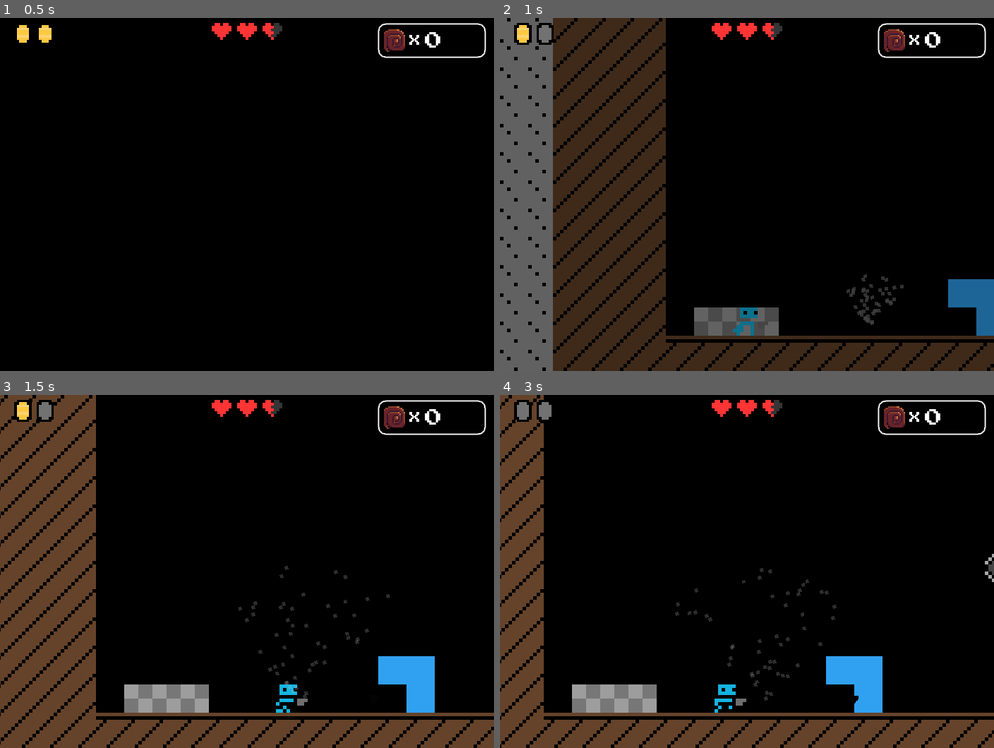
Above: before the commit, frames 1-4 (two rows, left to right).
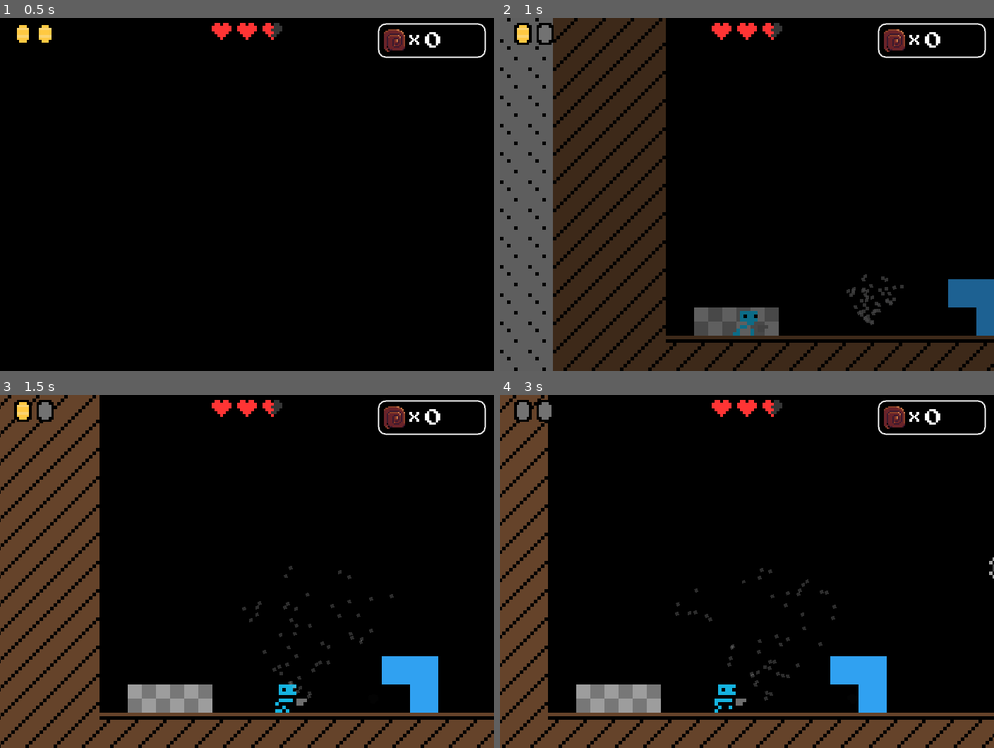
Above: after the commit, the same moments.

Repository: Quaffy9009/The-pits
Game: Godot game, scene res://scenes/main/levels/level1/Level1.tscn
Same seed, same stepped clock (60 frames per second), same inputs: the game is played once before the commit and once after it.
Inputs:
- Up to frame 1 (0.5 s): no input
- Up to frame 2 (1 s): tap Enter at 0.5 s; hold Right (right) from 0.53 s (still down); tap X (shoot) at 0.6 s; tap Z (jump) at 0.77 s
- Up to frame 3 (1.5 s): keep holding Right (right); tap X (shoot) at 1.35 s
- Up to frame 4 (3 s): tap Z (jump) at 1.52 s; release Right (right) at 2.03 s; hold Left (left) 2.03-2.78 s; tap X (shoot) at 2.1, 2.85 s; hold Right (right) from 2.78 s (still down)

Frame 1 is identical in both runs. In frame 2, 0.2% of the frame differs, in the area x 47-55%, y 82-90%; in frame 3, 8.3%, in the area x 0-100%, y 0-100%; in frame 4, 5.4%.

Commit message:
fixed respawn bug and enemy's collision

Diff:
--- a/scenes/Global.gd
+++ b/scenes/Global.gd
@@ -11,7 +11,7 @@
 var direction
 var is_on_floor
 #PLAYER DAMAGE VARIABLES
-var health = 6
+var health = 7
 
 #SHELL AMOUNT VARIUABLES
 var add_cur_game_sa = false
--- a/scenes/main/enemys/ground/GroundEnemy1.tscn
+++ b/scenes/main/enemys/ground/GroundEnemy1.tscn
@@ -28,10 +28,10 @@
 } ]
 
 [sub_resource type="RectangleShape2D" id=4]
-extents = Vector2( 17.5, 22 )
+extents = Vector2( 21.25, 22.8684 )
 
 [sub_resource type="RectangleShape2D" id=3]
-extents = Vector2( 18.7639, 21.75 )
+extents = Vector2( 25.8828, 24.9545 )
 
 [sub_resource type="RectangleShape2D" id=9]
 extents = Vector2( 80.9376, 25 )
@@ -46,14 +46,15 @@
 scale = Vector2( 2, 2 )
 
 [node name="AnimatedSprite" type="AnimatedSprite" parent="."]
-position = Vector2( 5, 0 )
 scale = Vector2( 3, 3 )
 frames = SubResource( 1 )
 animation = "walking"
-frame = 3
+frame = 1
 playing = true
 
 [node name="CollisionPolygon2D" type="CollisionShape2D" parent="."]
+position = Vector2( -3.75, 0.868396 )
+scale = Vector2( 1, 1 )
 shape = SubResource( 4 )
 
 [node name="FloorChecker" type="RayCast2D" parent="."]
@@ -66,8 +67,8 @@
 collision_layer = 2049
 
 [node name="CollisionShape2D" type="CollisionShape2D" parent="PlayerDetector"]
-position = Vector2( 0.736094, -1.75 )
-scale = Vector2( 1, 1 )
+position = Vector2( -4.12965, 1.20259 )
+scale = Vector2( 0.999999, 0.999999 )
 shape = SubResource( 3 )
 
 [node name="PlayerDetectorLeft" type="Area2D" parent="."]
--- a/scenes/main/player/HeartUI.gd
+++ b/scenes/main/player/HeartUI.gd
@@ -37,5 +37,6 @@
 		$Hearts1.hide()
 		$HHearts.hide()
 		$Hearts0.show()
-		Global.shell_amount = Global.shell_amount - get_parent().get_parent().get_node(".").cur_game_sa
+		Global.shell_amount = 0
 		get_tree().change_scene("res://scenes/main/levels/level1/Level1.tscn")
+		Global.health = 6
